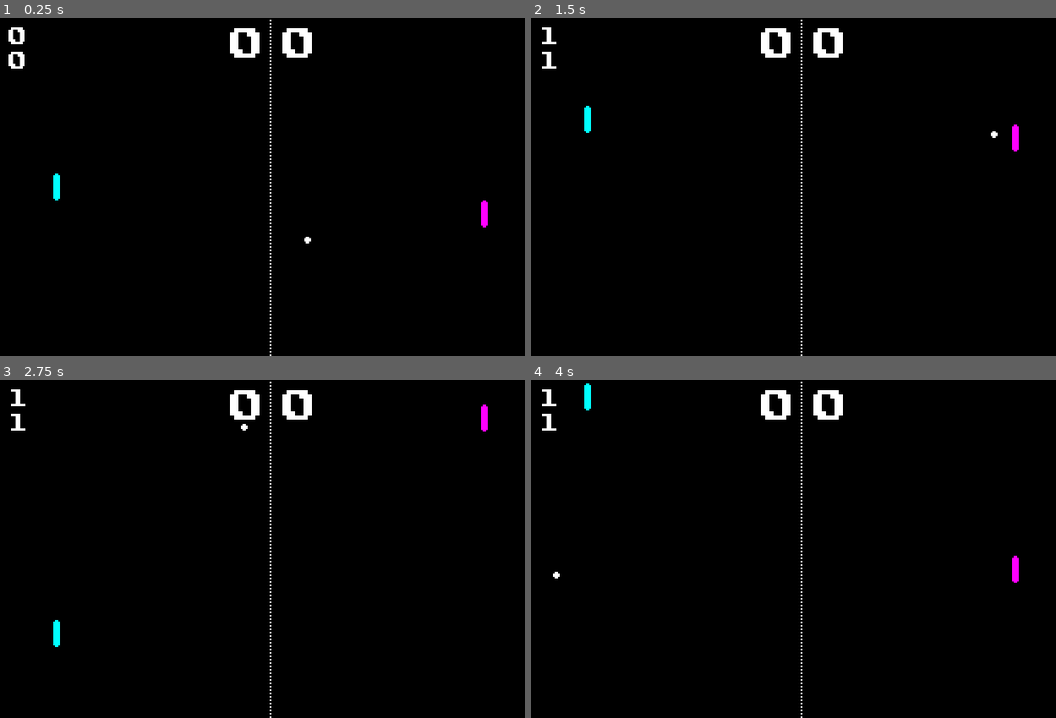
Above: before the commit, frames 1-4 (two rows, left to right).
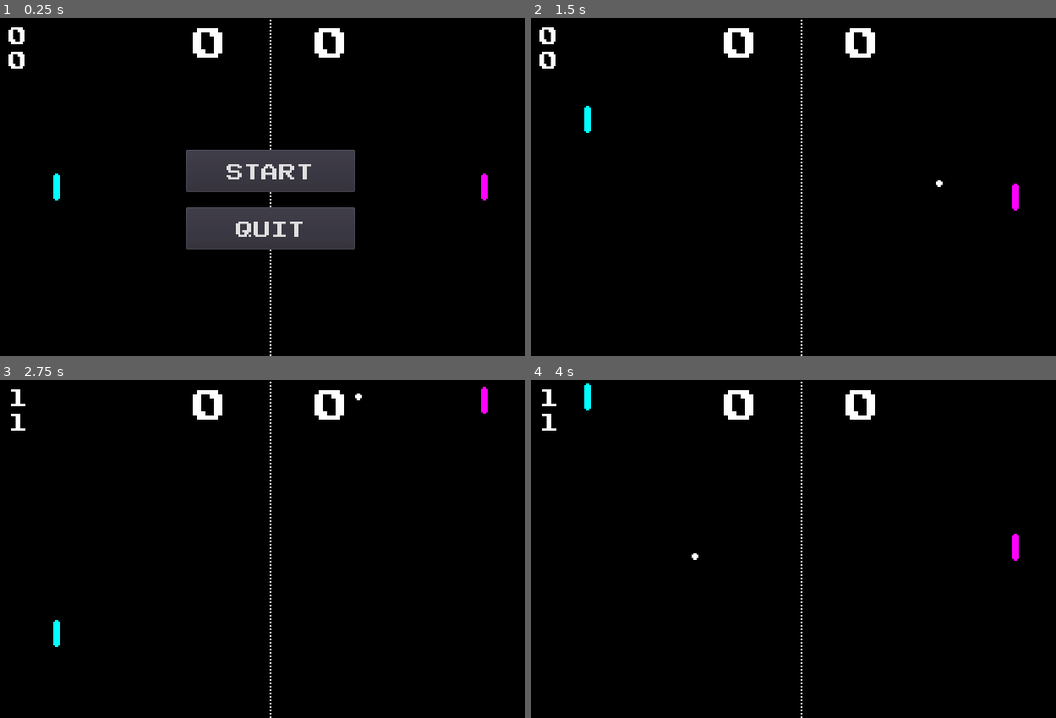
Above: after the commit, the same moments.

Repository: Sean-Warne/godot-pong
Game: Godot game, scene res://game.tscn
Same seed, same stepped clock (60 frames per second), same inputs: the game is played once before the commit and once after it.
Inputs (mouse positions are in pixels of both pictures, inside the frame that each line leads up to):
- Up to frame 1 (0.25 s): no input
- Up to frame 2 (1.5 s): click (804, 170) at 0.5 s, where only the run after the commit has a clickable "START"; hold W (up) from 1.28 s (still down)
- Up to frame 3 (2.75 s): release W (up) at 2.03 s; hold S (down) from 2.03 s (still down)
- Up to frame 4 (4 s): release S (down) at 2.78 s; hold W (up) from 2.78 s (still down)

The runs differ from the first frame. In frame 1, 9.5% of the frame differs, in the area x 35-93%, y 3-69%; in frame 2, 1.8%; in frame 3, 1.5%; in frame 4, 1.5%.

Commit message:
added some polish; complete until I decide to add new features

Diff:
--- a/ball.gd
+++ b/ball.gd
@@ -14,17 +14,20 @@
 var right_score = 0
 var bounces = 0
 
+var game_in_play = false
+
 var rng = RandomNumberGenerator.new()
 
 func _ready():
 	screen_size = get_viewport_rect().size
 
-	get_parent().get_node("Button").visible = false
-	get_parent().get_node("left_score").text = str(left_score)
-	get_parent().get_node("right_score").text = str(right_score)
-	get_parent().get_node("bounces").text = str(bounces)
+	get_parent().get_node("start_button").visible = true
+	get_parent().get_node("quit_button").visible = true
+	get_parent().get_node("game_over_label").visible = false
 
-	reset()
+	set_score("left", 0)
+	set_score("right", 0)
+	set_bounces(0)
 
 func _physics_process(delta):
 	velocity = velocity.normalized() * ball_speed
@@ -36,18 +39,18 @@
 	# paddle
 	var collision = move_and_collide(velocity * delta)
 	if collision:
+		$AudioStreamPlayer2D.play()
+
 		rng.randomize()
 
 		# move the ball in the direction the paddle is travelling
 		var paddle_velocity = get_parent().get_node("left_paddle").velocity.y
 		if paddle_velocity != 0:
-			velocity.y += (get_parent().get_node("left_paddle").velocity.y / 10)
+			velocity.y += (get_parent().get_node("left_paddle").velocity.y / 5)
 		else:
-			velocity.y += rng.randf_range(-1, 1)
+			velocity.y += rng.randf_range(-100, 100)
 
 		velocity.x *= -1
-
-		print("(x=" + str(velocity.x) + ", y=" + str(velocity.y) + ")")
 
 		ball_speed += SPEED_INCREMENT
 
@@ -55,26 +58,20 @@
 
 	# scoring
 	if position.x < 0:
-		right_score += 1
-		get_parent().get_node("right_score").text = str(right_score)
-		if right_score == SCORE_LIMIT:
-			print("YOU LOSE")
+		set_score("right", right_score + 1)
+		if right_score >= SCORE_LIMIT:
 			game_over()
 		else:
 			reset()
 	elif position.x > 640:
-		left_score += 1
-		if left_score == SCORE_LIMIT:
-			print("YOU WIN")
+		set_score("left", left_score + 1)
+		if left_score >= SCORE_LIMIT:
 			game_over()
 		else:
 			reset()
-		get_parent().get_node("left_score").text = str(left_score)
-		reset()
 
 func reset():
 	# reset ball
-	print("RESET")
 	rng.randomize()
 	ball_speed = INITIAL_SPEED
 	position   = Vector2(320, rng.randf_range(100, 300))
@@ -88,10 +85,10 @@
 func set_score(left_or_right, value):
 	if left_or_right == "left":
 		left_score = value
-		get_parent().get_node("left_score").text = str(left_score)
+		get_parent().get_node("left_score").bbcode_text = "[center]" + str(left_score) + "[/center]"
 	elif left_or_right == "right":
 		right_score = value
-		get_parent().get_node("right_score").text = str(right_score)
+		get_parent().get_node("right_score").bbcode_text = "[center]" + str(right_score) + "[/center]"
 
 func set_bounces(value):
 	bounces = value
@@ -104,11 +101,43 @@
 func game_over():
 	position = INITIAL_POSITION
 	velocity = Vector2.ZERO
-	get_parent().get_node("Button").visible = true
+	game_in_play = false
 
-func _on_Button_pressed():
-	get_parent().get_node("Button").visible = false
+	get_parent().get_node("left_paddle").velocity = Vector2.ZERO
+	get_parent().get_node("right_paddle").velocity = Vector2.ZERO
+
+	if left_score > right_score:
+		get_parent().get_node("game_over_label").rect_position.x = 60
+		get_parent().get_node("game_over_label").rect_position.y = 83
+	else:
+		get_parent().get_node("game_over_label").rect_position.x = 378
+		get_parent().get_node("game_over_label").rect_position.y = 83
+
+	get_parent().get_node("start_button").visible = true
+	get_parent().get_node("quit_button").visible = true
+	get_parent().get_node("game_over_label").visible = true
+
+func _on_start_button_pressed():
+	game_in_play = true
+
+	get_parent().get_node("left_paddle").position = get_parent().get_node("left_paddle").INITIAL_POS
+	get_parent().get_node("right_paddle").position = get_parent().get_node("right_paddle").INITIAL_POS
+
+	get_parent().get_node("start_button/start_button_click").play()
+
+	get_parent().get_node("start_button").visible = false
+	get_parent().get_node("quit_button").visible = false
+	get_parent().get_node("game_over_label").visible = false
+
+	print(left_score)
+	print(right_score)
+
 	set_score("left", 0)
 	set_score("right", 0)
 	set_bounces(0)
+
 	reset()
+
+func _on_quit_button_pressed():
+	get_parent().get_node("quit_button/quit_button_click").play()
+	get_tree().quit()
--- a/game.tscn
+++ b/game.tscn
@@ -7,10 +7,14 @@
 [ext_resource path="res://left_paddle.gd" type="Script" id=5]
 [ext_resource path="res://ball.gd" type="Script" id=6]
 [ext_resource path="res://right_paddle.gd" type="Script" id=7]
+[ext_resource path="res://assets/retro_blip_beep_18.wav" type="AudioStream" id=8]
+[ext_resource path="res://assets/Clicks3.mp3" type="AudioStream" id=9]
 
-[sub_resource type="CapsuleShape2D" id=6]
-radius = 4.0
-height = 24.0
+[sub_resource type="RectangleShape2D" id=17]
+extents = Vector2( 4, 16 )
+
+[sub_resource type="RectangleShape2D" id=18]
+extents = Vector2( 4, 16 )
 
 [sub_resource type="CircleShape2D" id=2]
 radius = 4.0
@@ -38,6 +42,20 @@
 size = 22
 font_data = SubResource( 7 )
 
+[sub_resource type="DynamicFontData" id=13]
+font_path = "res://PublicPixel-z84yD.ttf"
+
+[sub_resource type="DynamicFont" id=14]
+size = 20
+font_data = SubResource( 13 )
+
+[sub_resource type="DynamicFontData" id=15]
+font_path = "res://PublicPixel-z84yD.ttf"
+
+[sub_resource type="DynamicFont" id=16]
+size = 30
+font_data = SubResource( 15 )
+
 [node name="Node2D" type="Node2D"]
 
 [node name="left_paddle" type="KinematicBody2D" parent="."]
@@ -48,7 +66,7 @@
 texture = ExtResource( 1 )
 
 [node name="CollisionShape2D" type="CollisionShape2D" parent="left_paddle"]
-shape = SubResource( 6 )
+shape = SubResource( 17 )
 
 [node name="right_paddle" type="KinematicBody2D" parent="."]
 position = Vector2( 573, 200 )
@@ -58,7 +76,7 @@
 texture = ExtResource( 4 )
 
 [node name="CollisionShape2D" type="CollisionShape2D" parent="right_paddle"]
-shape = SubResource( 6 )
+shape = SubResource( 18 )
 
 [node name="separator" type="Sprite" parent="."]
 position = Vector2( 320, 200 )
@@ -74,39 +92,41 @@
 [node name="CollisionShape2D" type="CollisionShape2D" parent="ball"]
 shape = SubResource( 2 )
 
+[node name="AudioStreamPlayer2D" type="AudioStreamPlayer2D" parent="ball"]
+stream = ExtResource( 8 )
+
 [node name="left_score" type="RichTextLabel" parent="."]
-margin_left = 272.0
+margin_left = 207.0
 margin_top = 7.0
-margin_right = 312.0
+margin_right = 289.0
 margin_bottom = 47.0
+size_flags_horizontal = 3
+size_flags_vertical = 3
 custom_colors/font_color_selected = Color( 1, 1, 1, 1 )
 custom_fonts/normal_font = SubResource( 12 )
-bbcode_text = "0"
+bbcode_enabled = true
+bbcode_text = "[center]0[/center]"
 text = "0"
 scroll_active = false
 
 [node name="right_score" type="RichTextLabel" parent="."]
-margin_left = 334.0
+margin_left = 351.0
 margin_top = 7.0
-margin_right = 374.0
+margin_right = 433.0
 margin_bottom = 47.0
 custom_colors/font_color_selected = Color( 1, 1, 1, 1 )
 custom_fonts/normal_font = SubResource( 12 )
-bbcode_text = "0"
-text = "0"
+bbcode_enabled = true
+bbcode_text = "[center]0[/center]
+"
+text = "0
+"
 scroll_active = false
-
-[node name="Button" type="Button" parent="."]
-margin_left = 220.0
-margin_top = 175.0
-margin_right = 420.0
-margin_bottom = 225.0
-text = "REPLAY"
 
 [node name="bounces" type="RichTextLabel" parent="."]
 margin_left = 10.0
 margin_top = 9.0
-margin_right = 50.0
+margin_right = 106.0
 margin_bottom = 49.0
 custom_colors/font_color_selected = Color( 1, 1, 1, 1 )
 custom_fonts/normal_font = SubResource( 10 )
@@ -117,7 +137,7 @@
 [node name="bounces_high" type="RichTextLabel" parent="."]
 margin_left = 10.0
 margin_top = 38.0
-margin_right = 50.0
+margin_right = 101.0
 margin_bottom = 78.0
 custom_colors/font_color_selected = Color( 1, 1, 1, 1 )
 custom_fonts/normal_font = SubResource( 8 )
@@ -125,4 +145,36 @@
 text = "0"
 scroll_active = false
 
-[connection signal="pressed" from="Button" to="ball" method="_on_Button_pressed"]
+[node name="start_button" type="Button" parent="."]
+margin_left = 220.0
+margin_top = 156.0
+margin_right = 420.0
+margin_bottom = 206.0
+custom_fonts/font = SubResource( 14 )
+text = "START"
+
+[node name="start_button_click" type="AudioStreamPlayer2D" parent="start_button"]
+stream = ExtResource( 9 )
+
+[node name="quit_button" type="Button" parent="."]
+margin_left = 220.0
+margin_top = 224.0
+margin_right = 420.0
+margin_bottom = 274.0
+custom_fonts/font = SubResource( 14 )
+text = "QUIT"
+
+[node name="quit_button_click" type="AudioStreamPlayer2D" parent="quit_button"]
+stream = ExtResource( 9 )
+
+[node name="game_over_label" type="RichTextLabel" parent="."]
+margin_left = 219.0
+margin_top = 90.0
+margin_right = 432.0
+margin_bottom = 124.0
+grow_horizontal = 2
+custom_fonts/normal_font = SubResource( 16 )
+text = "WINNER!"
+
+[connection signal="pressed" from="start_button" to="ball" method="_on_start_button_pressed"]
+[connection signal="pressed" from="quit_button" to="ball" method="_on_quit_button_pressed"]
--- a/left_paddle.gd
+++ b/left_paddle.gd
@@ -1,8 +1,13 @@
 extends KinematicBody2D
 
+const INITIAL_POS = Vector2(67, 200)
+
 export (int) var paddle_speed = 200
+
 var screen_size
 var velocity = Vector2.ZERO
+
+var game_in_play
 
 func _ready():
 	screen_size = get_viewport_rect().size
@@ -16,6 +21,8 @@
 	velocity = velocity.normalized() * paddle_speed
 
 func _physics_process(delta):
-	get_input()
+	if get_parent().get_node("ball").game_in_play:
+		get_input()
+
 	position += velocity * delta
 	move_and_collide(velocity * delta)
--- a/project.godot
+++ b/project.godot
@@ -12,12 +12,16 @@
 
 config/name="Pong"
 run/main_scene="res://game.tscn"
-config/icon="res://icon.png"
 
 [display]
 
 window/size/width=640
 window/size/height=400
+window/size/resizable=false
+
+[global]
+
+resize=false
 
 [gui]
 
--- a/right_paddle.gd
+++ b/right_paddle.gd
@@ -1,5 +1,6 @@
 extends KinematicBody2D
 
+const INITIAL_POS = Vector2(573, 200)
 const ACCELERATION = 500
 const FRICTION = 500
 
@@ -9,6 +10,8 @@
 var follow_speed
 var velocity = Vector2.ZERO
 var input_vector = Vector2.ZERO
+
+var game_in_play
 
 onready var screen_size = get_viewport_rect().size
 
@@ -37,6 +40,8 @@
 		velocity = velocity.move_toward(Vector2.ZERO, FRICTION * delta)
 
 func _physics_process(delta):
-	move(delta)
+	if get_parent().get_node("ball").game_in_play:
+		move(delta)
+
 	position += velocity * delta
 	move_and_collide(velocity * delta)
Not shown, added: assets/Clicks3.mp3.import
Not shown, added: assets/retro_blip_beep_18.wav.import
Not shown: 1 places in game.tscn that only renumber resources
Not shown, added: assets/Clicks3.mp3
Not shown, added: assets/retro_blip_beep_18.wav
